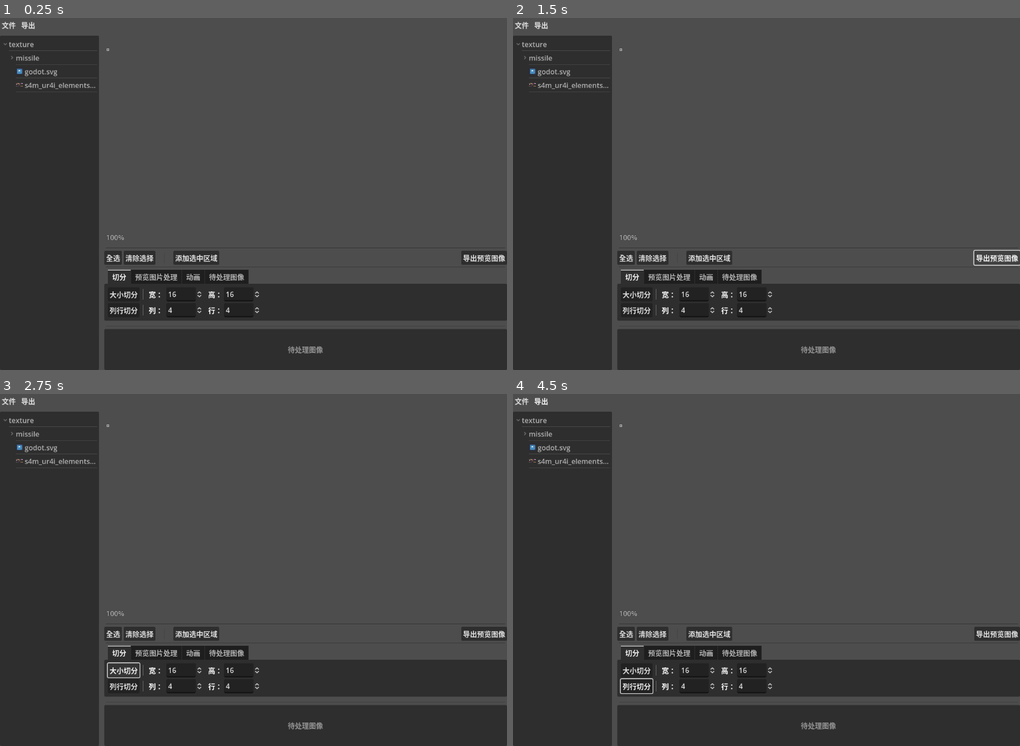
Above: before the commit, frames 1-4 (two rows, left to right).
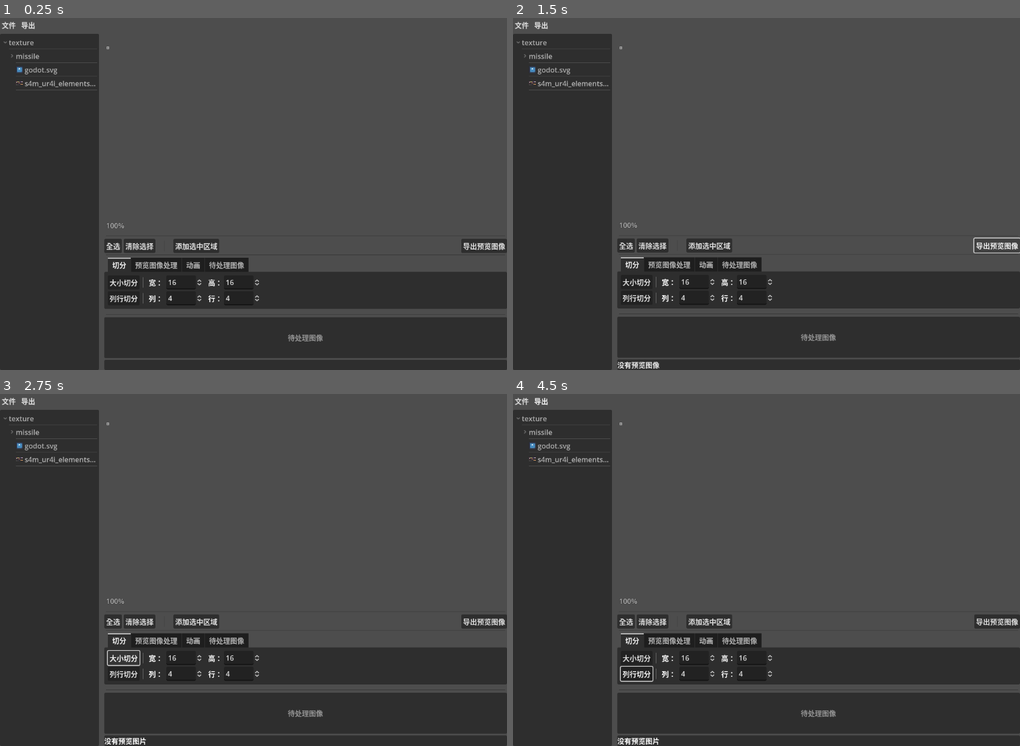
Above: after the commit, the same moments.

Repository: LaoDie1/godot-sprite-sheet
Game: Godot game, scene res://src/main/scene/generate_sprite_sheet.tscn
The game is run twice, just before and just after one commit, with the same random seed, the same clock (stepped at 60 frames per second) and the same inputs.
Inputs:
- Up to frame 1 (0.25 s): no input
- Up to frame 2 (1.5 s): click "全选" at 0.5 s; click "导出预览图像" at 1.25 s
- Up to frame 3 (2.75 s): click "大小切分" at 2 s
- Up to frame 4 (4.5 s): click "列行切分" at 2.75 s; click "文件" at 3.5 s; click "导出" at 4.25 s

The runs differ from the first frame. In frame 1, 8.9% of the frame differs, in the area x 0-100%, y 4-98%; in frame 2, 8.7%; in frame 3, 9.0%; in frame 4, 9.0%, in the area x 0-100%, y 4-100%.

Commit message:
修复导出预览后缀不正确 更新预览图像处理的图片直接显示在预览中

Diff:
--- a/src/main/scene/component/animation_panel/animation_panel.tscn
+++ b/src/main/scene/component/animation_panel/animation_panel.tscn
@@ -82,7 +82,7 @@
 unique_name_in_owner = true
 modulate = Color(1, 1, 1, 0.501961)
 layout_mode = 2
-text = "拖入待处理图片"
+text = "拖入待处理图像"
 horizontal_alignment = 1
 vertical_alignment = 1
 
--- a/src/main/scene/component/file_tree/file_tree.tscn
+++ b/src/main/scene/component/file_tree/file_tree.tscn
@@ -1,4 +1,4 @@
-[gd_scene load_steps=3 format=3]
+[gd_scene load_steps=3 format=3 uid="uid://c6ytyqd23f7t2"]
 
 [ext_resource type="Script" path="res://src/main/scene/component/file_tree/file_tree.gd" id="1_nu5dy"]
 [ext_resource type="Script" path="res://src/main/scene/component/file_tree/tree.gd" id="2_yk1qq"]
--- a/src/main/scene/component/pending_handle/pending_handle.gd
+++ b/src/main/scene/component/pending_handle/pending_handle.gd
@@ -50,7 +50,6 @@
 
 
 
-
 #============================================================
 #  连接信号
 #============================================================
--- a/src/main/scene/generate_sprite_sheet.gd
+++ b/src/main/scene/generate_sprite_sheet.gd
@@ -6,7 +6,7 @@
 # - version: 4.0
 #============================================================
 ## 合并图片为一个精灵表
-##
+class_name GenerateSpriteSheetMain
 extends MarginContainer
 
 
@@ -38,6 +38,7 @@
 @onready var texture_scale_y = %texture_scale_y
 @onready var split_row = %split_row
 @onready var split_column = %split_column
+@onready var prompt_info_label = %prompt_info_label
 
 
 #============================================================
@@ -60,6 +61,25 @@
 			for dir in ["left", "right", "top", "bottom"]:
 				child.set("theme_override_constants/margin_" + dir, 8)
 
+	Engine.set_meta("GenerateSpriteSheetMain_node", self)
+	prompt_info_label.modulate.a = 0
+
+
+#============================================================
+#  自定义
+#============================================================
+static func show_message(message: String):
+	if Engine.has_meta("GenerateSpriteSheetMain_node"):
+		var node = Engine.get_meta("GenerateSpriteSheetMain_node") as GenerateSpriteSheetMain
+		var label := node.prompt_info_label as Label
+		label.text = message
+
+		var tween = label.create_tween()
+		tween.tween_property(label, "modulate:a", 1, 0.2) \
+			.set_ease(Tween.EASE_IN_OUT)
+		tween.tween_property(label, "modulate:a", 0, 0.5) \
+			.set_ease(Tween.EASE_IN_OUT) \
+			.set_delay(3)
 
 
 
@@ -107,7 +127,7 @@
 func _on_select_all_pressed():
 	if preview_container.has_texture():
 		if not preview_container.get_preview_grid_visible():
-			printerr("[ GenerateSpriteSheet ] 还未进行切分！")
+			printerr("还未进行切分！")
 
 
 		var grid = preview_container.get_cell_grid()
@@ -138,35 +158,33 @@
 
 func _on_resize_pressed():
 	if not preview_container.has_texture():
-		printerr("[ GenerateSpriteSheet ] 没有预览图片")
+		show_message("没有预览图片")
 		return
 
 	# 重设大小
 	var texture_size = Vector2i(texture_width.value, texture_height.value)
 	var texture = preview_container.get_texture()
 	var new_texture = GenerateSpriteSheetUtil.resize_texture(texture, texture_size)
-	pending.add_data({
-		"texture": new_texture
-	})
+#	pending.add_data({"texture": new_texture })
+	preview_container.preview(new_texture)
 
 
 func _on_scale_pressed():
 	if not preview_container.has_texture():
-		printerr("[ GenerateSpriteSheet ] 没有预览图片")
+		show_message("没有预览图片")
 		return
 
 	# 缩放
 	var texture_scale = Vector2(texture_scale_x.value, texture_scale_y.value)
 	var texture = preview_container.get_texture()
 	var new_texture = GenerateSpriteSheetUtil.scale_texture(texture, texture_scale)
-	pending.add_data({
-		"texture": new_texture
-	})
+#	pending.add_data({ "texture": new_texture })
+	preview_container.preview(new_texture)
 
 
 func _on_split_column_row_pressed():
 	if not preview_container.has_texture():
-		printerr("[ GenerateSpriteSheet ] 没有预览图片")
+		show_message("没有预览图片")
 		return
 
 	var column_row = Vector2i( split_column.value, split_row.value )
@@ -177,7 +195,7 @@
 
 func _on_split_size_pressed():
 	if not preview_container.has_texture():
-		printerr("[ GenerateSpriteSheet ] 没有预览图片")
+		show_message("没有预览图片")
 		return
 
 	preview_container.split(Vector2i( split_width.value, split_height.value ))
@@ -197,11 +215,11 @@
 					break
 			exported_file_list.append(dir.path_join(filename))
 			ResourceSaver.save(texture, exported_file_list.back() )
-		print("[ GenerateSpriteSheet ] 已导出文件：")
+		print("已导出文件：")
 		print(exported_file_list)
 
 	else:
-		printerr("[ GenerateSpriteSheet ] 没有这个目录")
+		show_message("没有这个目录")
 
 
 
@@ -217,7 +235,7 @@
 	var texture_list : Array[Texture2D] = pending.get_selected_texture_list()
 
 	if texture_list.is_empty():
-		printerr("[ GenerateSpriteSheet ] 没有选中任何图像")
+		show_message("没有选中任何图像")
 		return
 
 	# 每个图块区域宽高
@@ -251,13 +269,12 @@
 
 	# 预览
 	var merge_texture = ImageTexture.create_from_image(merge_image)
-	Log.info([sub_image_size, cell_size, Vector2i(image_width, image_height), merge_texture])
 	preview_container.preview(merge_texture)
 
 
 func _on_export_preview_pressed():
 	if preview_container.get_texture() == null:
-		printerr("[ GenerateSpriteSheet ] 没有预览图像")
+		show_message("没有预览图像")
 		return
 	export_preview_dialog.popup_centered()
 
@@ -267,8 +284,7 @@
 	if preview_container.get_texture() != null:
 		var texture = preview_container.get_texture()
 		ResourceSaver.save(texture, path)
-		print("[ GenerateSpriteSheet ] 已保存预览图像")
-
+		show_message("已保存预览图像")
 
 
 func _on__resize_selected(new_size: Vector2i):
--- a/src/main/scene/generate_sprite_sheet.tscn
+++ b/src/main/scene/generate_sprite_sheet.tscn
@@ -44,9 +44,6 @@
 file_mode = 2
 access = 2
 
-[node name="HBoxContainer" type="HBoxContainer" parent="VBoxContainer"]
-layout_mode = 2
-
 [node name="HSplitContainer" type="HSplitContainer" parent="VBoxContainer"]
 layout_mode = 2
 size_flags_vertical = 3
@@ -144,7 +141,7 @@
 unique_name_in_owner = true
 size = Vector2i(500, 350)
 access = 2
-filters = PackedStringArray("*.tres; TRES", "*.res; RES")
+filters = PackedStringArray("*.png; PNG")
 
 [node name="line" type="MarginContainer" parent="VBoxContainer/HSplitContainer/MarginContainer/VBoxContainer2/VBoxContainer/VBoxContainer/VSplitContainer/VBoxContainer"]
 layout_mode = 2
@@ -162,6 +159,7 @@
 unique_name_in_owner = true
 layout_mode = 2
 size_flags_vertical = 3
+drag_to_rearrange_enabled = true
 
 [node name="切分" type="MarginContainer" parent="VBoxContainer/HSplitContainer/MarginContainer/VBoxContainer2/VBoxContainer/VBoxContainer/VSplitContainer/VBoxContainer/handle_container"]
 layout_mode = 2
@@ -264,89 +262,89 @@
 allow_greater = true
 select_all_on_focus = true
 
-[node name="预览图片处理" type="MarginContainer" parent="VBoxContainer/HSplitContainer/MarginContainer/VBoxContainer2/VBoxContainer/VBoxContainer/VSplitContainer/VBoxContainer/handle_container"]
+[node name="预览图像处理" type="MarginContainer" parent="VBoxContainer/HSplitContainer/MarginContainer/VBoxContainer2/VBoxContainer/VBoxContainer/VSplitContainer/VBoxContainer/handle_container"]
 visible = false
 layout_mode = 2
 
-[node name="VBoxContainer" type="VBoxContainer" parent="VBoxContainer/HSplitContainer/MarginContainer/VBoxContainer2/VBoxContainer/VBoxContainer/VSplitContainer/VBoxContainer/handle_container/预览图片处理"]
+[node name="VBoxContainer" type="VBoxContainer" parent="VBoxContainer/HSplitContainer/MarginContainer/VBoxContainer2/VBoxContainer/VBoxContainer/VSplitContainer/VBoxContainer/handle_container/预览图像处理"]
 layout_mode = 2
 metadata/_edit_group_ = true
 
-[node name="GridContainer" type="GridContainer" parent="VBoxContainer/HSplitContainer/MarginContainer/VBoxContainer2/VBoxContainer/VBoxContainer/VSplitContainer/VBoxContainer/handle_container/预览图片处理/VBoxContainer"]
+[node name="GridContainer" type="GridContainer" parent="VBoxContainer/HSplitContainer/MarginContainer/VBoxContainer2/VBoxContainer/VBoxContainer/VSplitContainer/VBoxContainer/handle_container/预览图像处理/VBoxContainer"]
 layout_mode = 2
 columns = 2
 
-[node name="resize" type="Button" parent="VBoxContainer/HSplitContainer/MarginContainer/VBoxContainer2/VBoxContainer/VBoxContainer/VSplitContainer/VBoxContainer/handle_container/预览图片处理/VBoxContainer/GridContainer"]
+[node name="resize" type="Button" parent="VBoxContainer/HSplitContainer/MarginContainer/VBoxContainer2/VBoxContainer/VBoxContainer/VSplitContainer/VBoxContainer/handle_container/预览图像处理/VBoxContainer/GridContainer"]
 layout_mode = 2
 text = "重设大小"
 
-[node name="HBoxContainer" type="HBoxContainer" parent="VBoxContainer/HSplitContainer/MarginContainer/VBoxContainer2/VBoxContainer/VBoxContainer/VSplitContainer/VBoxContainer/handle_container/预览图片处理/VBoxContainer/GridContainer"]
-layout_mode = 2
-
-[node name="line" type="MarginContainer" parent="VBoxContainer/HSplitContainer/MarginContainer/VBoxContainer2/VBoxContainer/VBoxContainer/VSplitContainer/VBoxContainer/handle_container/预览图片处理/VBoxContainer/GridContainer/HBoxContainer"]
+[node name="HBoxContainer" type="HBoxContainer" parent="VBoxContainer/HSplitContainer/MarginContainer/VBoxContainer2/VBoxContainer/VBoxContainer/VSplitContainer/VBoxContainer/handle_container/预览图像处理/VBoxContainer/GridContainer"]
+layout_mode = 2
+
+[node name="line" type="MarginContainer" parent="VBoxContainer/HSplitContainer/MarginContainer/VBoxContainer2/VBoxContainer/VBoxContainer/VSplitContainer/VBoxContainer/handle_container/预览图像处理/VBoxContainer/GridContainer/HBoxContainer"]
 layout_mode = 2
 theme_override_constants/margin_left = 4
 theme_override_constants/margin_top = 4
 theme_override_constants/margin_right = 4
 theme_override_constants/margin_bottom = 4
 
-[node name="Panel" type="Panel" parent="VBoxContainer/HSplitContainer/MarginContainer/VBoxContainer2/VBoxContainer/VBoxContainer/VSplitContainer/VBoxContainer/handle_container/预览图片处理/VBoxContainer/GridContainer/HBoxContainer/line"]
+[node name="Panel" type="Panel" parent="VBoxContainer/HSplitContainer/MarginContainer/VBoxContainer2/VBoxContainer/VBoxContainer/VSplitContainer/VBoxContainer/handle_container/预览图像处理/VBoxContainer/GridContainer/HBoxContainer/line"]
 custom_minimum_size = Vector2(1, 0)
 layout_mode = 2
 theme_override_styles/panel = SubResource("StyleBoxFlat_nyxa8")
 
-[node name="Label" type="Label" parent="VBoxContainer/HSplitContainer/MarginContainer/VBoxContainer2/VBoxContainer/VBoxContainer/VSplitContainer/VBoxContainer/handle_container/预览图片处理/VBoxContainer/GridContainer/HBoxContainer"]
+[node name="Label" type="Label" parent="VBoxContainer/HSplitContainer/MarginContainer/VBoxContainer2/VBoxContainer/VBoxContainer/VSplitContainer/VBoxContainer/handle_container/预览图像处理/VBoxContainer/GridContainer/HBoxContainer"]
 custom_minimum_size = Vector2(40, 0)
 layout_mode = 2
 text = "宽："
 horizontal_alignment = 2
 
-[node name="texture_width" type="SpinBox" parent="VBoxContainer/HSplitContainer/MarginContainer/VBoxContainer2/VBoxContainer/VBoxContainer/VSplitContainer/VBoxContainer/handle_container/预览图片处理/VBoxContainer/GridContainer/HBoxContainer"]
+[node name="texture_width" type="SpinBox" parent="VBoxContainer/HSplitContainer/MarginContainer/VBoxContainer2/VBoxContainer/VBoxContainer/VSplitContainer/VBoxContainer/handle_container/预览图像处理/VBoxContainer/GridContainer/HBoxContainer"]
 unique_name_in_owner = true
 layout_mode = 2
 value = 32.0
 allow_greater = true
 select_all_on_focus = true
 
-[node name="Label2" type="Label" parent="VBoxContainer/HSplitContainer/MarginContainer/VBoxContainer2/VBoxContainer/VBoxContainer/VSplitContainer/VBoxContainer/handle_container/预览图片处理/VBoxContainer/GridContainer/HBoxContainer"]
+[node name="Label2" type="Label" parent="VBoxContainer/HSplitContainer/MarginContainer/VBoxContainer2/VBoxContainer/VBoxContainer/VSplitContainer/VBoxContainer/handle_container/预览图像处理/VBoxContainer/GridContainer/HBoxContainer"]
 custom_minimum_size = Vector2(40, 0)
 layout_mode = 2
 text = "高："
 horizontal_alignment = 2
 
-[node name="texture_height" type="SpinBox" parent="VBoxContainer/HSplitContainer/MarginContainer/VBoxContainer2/VBoxContainer/VBoxContainer/VSplitContainer/VBoxContainer/handle_container/预览图片处理/VBoxContainer/GridContainer/HBoxContainer"]
+[node name="texture_height" type="SpinBox" parent="VBoxContainer/HSplitContainer/MarginContainer/VBoxContainer2/VBoxContainer/VBoxContainer/VSplitContainer/VBoxContainer/handle_container/预览图像处理/VBoxContainer/GridContainer/HBoxContainer"]
 unique_name_in_owner = true
 layout_mode = 2
 value = 32.0
 allow_greater = true
 select_all_on_focus = true
 
-[node name="scale" type="Button" parent="VBoxContainer/HSplitContainer/MarginContainer/VBoxContainer2/VBoxContainer/VBoxContainer/VSplitContainer/VBoxContainer/handle_container/预览图片处理/VBoxContainer/GridContainer"]
+[node name="scale" type="Button" parent="VBoxContainer/HSplitContainer/MarginContainer/VBoxContainer2/VBoxContainer/VBoxContainer/VSplitContainer/VBoxContainer/handle_container/预览图像处理/VBoxContainer/GridContainer"]
 layout_mode = 2
 text = "缩放"
 
-[node name="HBoxContainer2" type="HBoxContainer" parent="VBoxContainer/HSplitContainer/MarginContainer/VBoxContainer2/VBoxContainer/VBoxContainer/VSplitContainer/VBoxContainer/handle_container/预览图片处理/VBoxContainer/GridContainer"]
-layout_mode = 2
-
-[node name="line" type="MarginContainer" parent="VBoxContainer/HSplitContainer/MarginContainer/VBoxContainer2/VBoxContainer/VBoxContainer/VSplitContainer/VBoxContainer/handle_container/预览图片处理/VBoxContainer/GridContainer/HBoxContainer2"]
+[node name="HBoxContainer2" type="HBoxContainer" parent="VBoxContainer/HSplitContainer/MarginContainer/VBoxContainer2/VBoxContainer/VBoxContainer/VSplitContainer/VBoxContainer/handle_container/预览图像处理/VBoxContainer/GridContainer"]
+layout_mode = 2
+
+[node name="line" type="MarginContainer" parent="VBoxContainer/HSplitContainer/MarginContainer/VBoxContainer2/VBoxContainer/VBoxContainer/VSplitContainer/VBoxContainer/handle_container/预览图像处理/VBoxContainer/GridContainer/HBoxContainer2"]
 layout_mode = 2
 theme_override_constants/margin_left = 4
 theme_override_constants/margin_top = 4
 theme_override_constants/margin_right = 4
 theme_override_constants/margin_bottom = 4
 
-[node name="Panel" type="Panel" parent="VBoxContainer/HSplitContainer/MarginContainer/VBoxContainer2/VBoxContainer/VBoxContainer/VSplitContainer/VBoxContainer/handle_container/预览图片处理/VBoxContainer/GridContainer/HBoxContainer2/line"]
+[node name="Panel" type="Panel" parent="VBoxContainer/HSplitContainer/MarginContainer/VBoxContainer2/VBoxContainer/VBoxContainer/VSplitContainer/VBoxContainer/handle_container/预览图像处理/VBoxContainer/GridContainer/HBoxContainer2/line"]
 custom_minimum_size = Vector2(1, 0)
 layout_mode = 2
 theme_override_styles/panel = SubResource("StyleBoxFlat_nyxa8")
 
-[node name="Label" type="Label" parent="VBoxContainer/HSplitContainer/MarginContainer/VBoxContainer2/VBoxContainer/VBoxContainer/VSplitContainer/VBoxContainer/handle_container/预览图片处理/VBoxContainer/GridContainer/HBoxContainer2"]
+[node name="Label" type="Label" parent="VBoxContainer/HSplitContainer/MarginContainer/VBoxContainer2/VBoxContainer/VBoxContainer/VSplitContainer/VBoxContainer/handle_container/预览图像处理/VBoxContainer/GridContainer/HBoxContainer2"]
 custom_minimum_size = Vector2(40, 0)
 layout_mode = 2
 text = "x："
 horizontal_alignment = 2
 
-[node name="texture_scale_x" type="SpinBox" parent="VBoxContainer/HSplitContainer/MarginContainer/VBoxContainer2/VBoxContainer/VBoxContainer/VSplitContainer/VBoxContainer/handle_container/预览图片处理/VBoxContainer/GridContainer/HBoxContainer2"]
+[node name="texture_scale_x" type="SpinBox" parent="VBoxContainer/HSplitContainer/MarginContainer/VBoxContainer2/VBoxContainer/VBoxContainer/VSplitContainer/VBoxContainer/handle_container/预览图像处理/VBoxContainer/GridContainer/HBoxContainer2"]
 unique_name_in_owner = true
 layout_mode = 2
 min_value = 0.1
@@ -355,13 +353,13 @@
 allow_greater = true
 select_all_on_focus = true
 
-[node name="Label2" type="Label" parent="VBoxContainer/HSplitContainer/MarginContainer/VBoxContainer2/VBoxContainer/VBoxContainer/VSplitContainer/VBoxContainer/handle_container/预览图片处理/VBoxContainer/GridContainer/HBoxContainer2"]
+[node name="Label2" type="Label" parent="VBoxContainer/HSplitContainer/MarginContainer/VBoxContainer2/VBoxContainer/VBoxContainer/VSplitContainer/VBoxContainer/handle_container/预览图像处理/VBoxContainer/GridContainer/HBoxContainer2"]
 custom_minimum_size = Vector2(40, 0)
 layout_mode = 2
 text = "y："
 horizontal_alignment = 2
 
-[node name="texture_scale_y" type="SpinBox" parent="VBoxContainer/HSplitContainer/MarginContainer/VBoxContainer2/VBoxContainer/VBoxContainer/VSplitContainer/VBoxContainer/handle_container/预览图片处理/VBoxContainer/GridContainer/HBoxContainer2"]
+[node name="texture_scale_y" type="SpinBox" parent="VBoxContainer/HSplitContainer/MarginContainer/VBoxContainer2/VBoxContainer/VBoxContainer/VSplitContainer/VBoxContainer/handle_container/预览图像处理/VBoxContainer/GridContainer/HBoxContainer2"]
 unique_name_in_owner = true
 layout_mode = 2
 min_value = 0.1
@@ -397,6 +395,14 @@
 unique_name_in_owner = true
 layout_mode = 2
 size_flags_horizontal = 3
+
+[node name="PanelContainer" type="PanelContainer" parent="VBoxContainer/HSplitContainer/MarginContainer/VBoxContainer2"]
+layout_mode = 2
+
+[node name="prompt_info_label" type="Label" parent="VBoxContainer/HSplitContainer/MarginContainer/VBoxContainer2/PanelContainer"]
+unique_name_in_owner = true
+layout_mode = 2
+text = "(message)"
 
 [connection signal="menu_pressed" from="VBoxContainer/MarginContainer/menu_list" to="." method="_on_menu_list_menu_pressed"]
 [connection signal="dir_selected" from="VBoxContainer/MarginContainer/menu_list/export_panding_dialog" to="." method="_on_export_panding_dialog_dir_selected"]
@@ -411,8 +417,8 @@
 [connection signal="file_selected" from="VBoxContainer/HSplitContainer/MarginContainer/VBoxContainer2/VBoxContainer/VBoxContainer/VSplitContainer/VBoxContainer/HBoxContainer/export_preview/export_preview_dialog" to="." method="_on_export_preview_dialog_file_selected"]
 [connection signal="pressed" from="VBoxContainer/HSplitContainer/MarginContainer/VBoxContainer2/VBoxContainer/VBoxContainer/VSplitContainer/VBoxContainer/handle_container/切分/HBoxContainer/GridContainer/split_size" to="." method="_on_split_size_pressed"]
 [connection signal="pressed" from="VBoxContainer/HSplitContainer/MarginContainer/VBoxContainer2/VBoxContainer/VBoxContainer/VSplitContainer/VBoxContainer/handle_container/切分/HBoxContainer/GridContainer/split_column_row" to="." method="_on_split_column_row_pressed"]
-[connection signal="pressed" from="VBoxContainer/HSplitContainer/MarginContainer/VBoxContainer2/VBoxContainer/VBoxContainer/VSplitContainer/VBoxContainer/handle_container/预览图片处理/VBoxContainer/GridContainer/resize" to="." method="_on_resize_pressed"]
-[connection signal="pressed" from="VBoxContainer/HSplitContainer/MarginContainer/VBoxContainer2/VBoxContainer/VBoxContainer/VSplitContainer/VBoxContainer/handle_container/预览图片处理/VBoxContainer/GridContainer/scale" to="." method="_on_scale_pressed"]
+[connection signal="pressed" from="VBoxContainer/HSplitContainer/MarginContainer/VBoxContainer2/VBoxContainer/VBoxContainer/VSplitContainer/VBoxContainer/handle_container/预览图像处理/VBoxContainer/GridContainer/resize" to="." method="_on_resize_pressed"]
+[connection signal="pressed" from="VBoxContainer/HSplitContainer/MarginContainer/VBoxContainer2/VBoxContainer/VBoxContainer/VSplitContainer/VBoxContainer/handle_container/预览图像处理/VBoxContainer/GridContainer/scale" to="." method="_on_scale_pressed"]
 [connection signal="played" from="VBoxContainer/HSplitContainer/MarginContainer/VBoxContainer2/VBoxContainer/VBoxContainer/VSplitContainer/VBoxContainer/handle_container/动画" to="." method="_on_animation_panel_played"]
 [connection signal="stopped" from="VBoxContainer/HSplitContainer/MarginContainer/VBoxContainer2/VBoxContainer/VBoxContainer/VSplitContainer/VBoxContainer/handle_container/动画" to="." method="_on_animation_panel_stopped"]
 [connection signal="merged" from="VBoxContainer/HSplitContainer/MarginContainer/VBoxContainer2/VBoxContainer/VBoxContainer/VSplitContainer/VBoxContainer/handle_container/待处理图像" to="." method="_on__merged"]
Not shown: 2 places in src/main/scene/component/animation_panel/animation_panel.tscn that only renumber resources
Not shown: 1 places in src/main/scene/generate_sprite_sheet.tscn that only renumber resources
